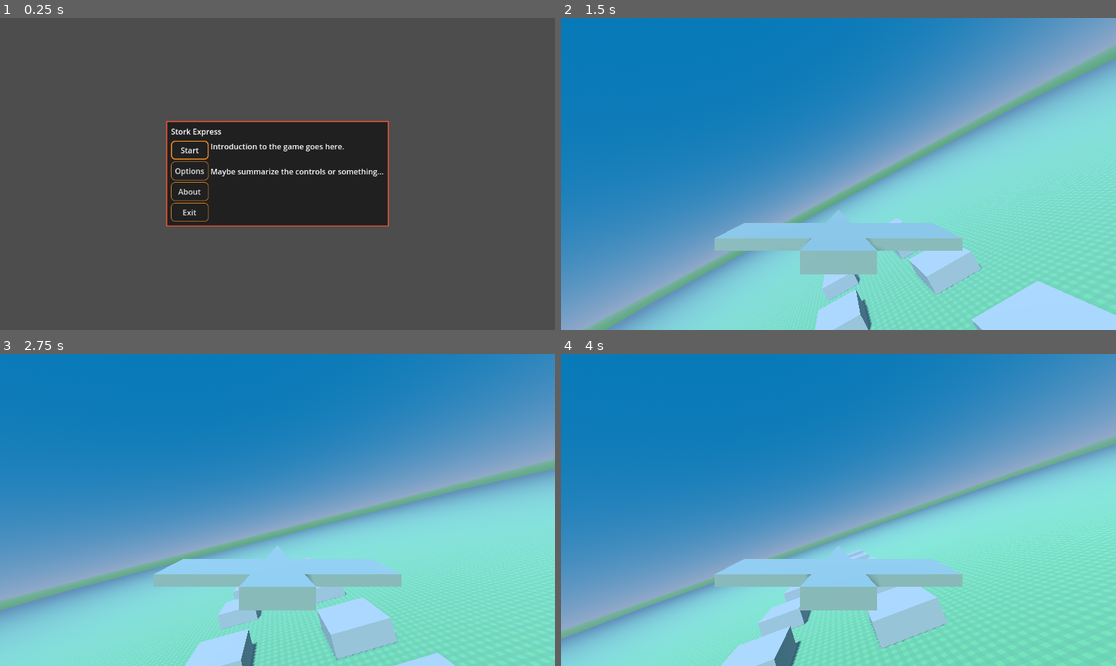
Above: before the commit, frames 1-4 (two rows, left to right).
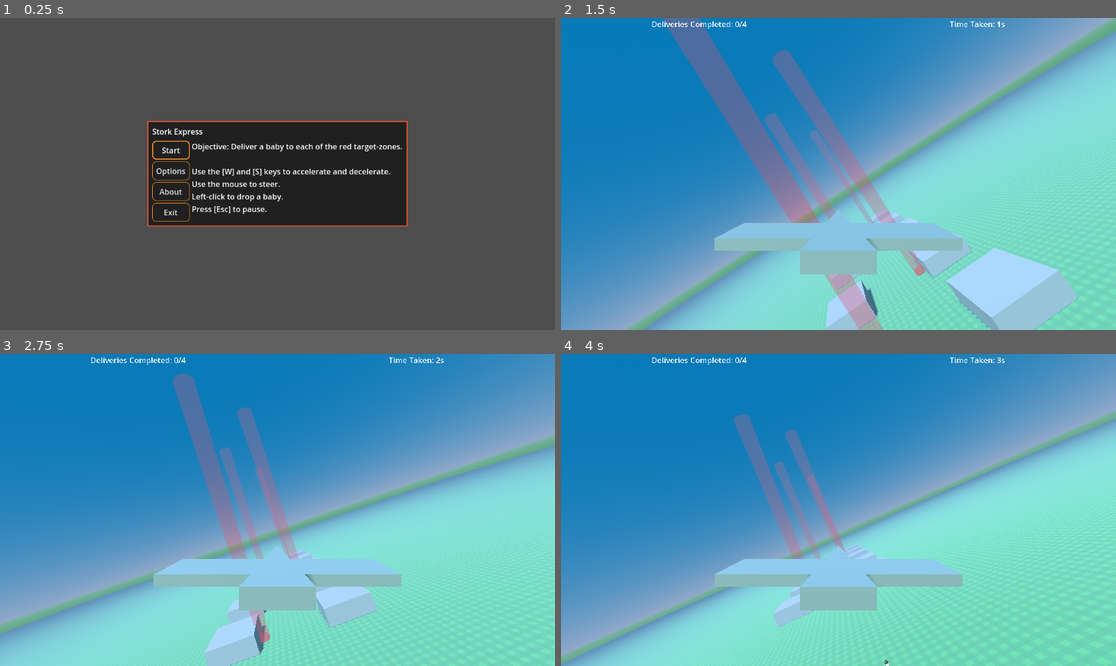
Above: after the commit, the same moments.

Repository: pizzasgood/StorkExpress_LD53
Game: Godot game, scene res://TitleScreen.tscn
The game is run twice, just before and just after one commit, with the same random seed, the same clock (stepped at 60 frames per second) and the same inputs.
Inputs (mouse positions are in pixels of both pictures, inside the frame that each line leads up to):
- Up to frame 1 (0.25 s): no input
- Up to frame 2 (1.5 s): click "Start" at 0.5 s; move the mouse to (866, 174) at 1.27 s; hold W (accelerate) from 1.28 s (still down); hold S (decelerate) from 1.28 s (still down)
- Up to frame 3 (2.75 s): keep holding W (accelerate); click (305, 510) at 1.55 s; move the mouse to (249, 510) at 2.02 s; release S (decelerate) at 2.03 s; click (249, 510) at 2.1 s; tap S (decelerate) at 2.3 s
- Up to frame 4 (4 s): keep holding W (accelerate); move the mouse to (849, 503) at 2.77 s; hold S (decelerate) 2.78-3.53 s; click (849, 503) at 3.05 s; move the mouse to (832, 516) at 3.52 s; click (832, 516) at 3.6 s; tap S (decelerate) at 3.8 s

The runs differ from the first frame. In frame 1, 4.2% of the frame differs, in the area x 26-74%, y 32-67%; in frame 2, 25%, in the area x 0-100%, y 0-100%; in frame 3, 19%; in frame 4, 16%.

Commit message:
Add babies, targets, and victory condition

Diff:
--- /dev/null
+++ b/Main.gd
@@ -0,0 +1,16 @@
+extends Node
+
+
+@onready var time_started := Time.get_ticks_msec()
+
+
+func _process(_delta) -> void:
+	var completed := len(get_tree().get_nodes_in_group("complete_targets"))
+	var total := len(get_tree().get_nodes_in_group("targets"))
+	var babies := len(get_tree().get_nodes_in_group("babies"))
+	%CompletionLabel.text = "Deliveries Completed: {completed}/{total}".format({"completed": completed, "total": total})
+	var now := Time.get_ticks_msec()
+	var seconds :=  (now - time_started)/1000.0
+	%TimeLabel.text = "Time Taken: {seconds}s".format({"seconds": round(seconds)})
+	if completed == total:
+		%VictoryMenu.victory(seconds, babies - total)
--- a/Main.tscn
+++ b/Main.tscn
@@ -1,10 +1,13 @@
-[gd_scene load_steps=12 format=3 uid="uid://c8ymdfqd6l0cg"]
+[gd_scene load_steps=15 format=3 uid="uid://c8ymdfqd6l0cg"]
 
 [ext_resource type="PackedScene" uid="uid://cq34ur08y4j7a" path="res://OptionsWindow.tscn" id="1"]
-[ext_resource type="PackedScene" path="res://PauseMenu.tscn" id="2"]
+[ext_resource type="Script" path="res://Main.gd" id="1_b5eh2"]
+[ext_resource type="PackedScene" uid="uid://bgpleworxo4gy" path="res://PauseMenu.tscn" id="2"]
+[ext_resource type="PackedScene" uid="uid://bjfl6q6c0d4sw" path="res://VictoryMenu.tscn" id="2_pma0q"]
 [ext_resource type="PackedScene" uid="uid://bym6gflqqhpwx" path="res://entities/Player.tscn" id="3_jvrks"]
 [ext_resource type="Texture2D" uid="uid://bv6qkufi5lv5p" path="res://entities/grass.png" id="4_0fwhv"]
 [ext_resource type="PackedScene" uid="uid://bq1i7kvnbkk5c" path="res://entities/SquareHouse.tscn" id="4_8bccg"]
+[ext_resource type="PackedScene" uid="uid://bh3kt2uq1hbla" path="res://entities/Target.tscn" id="6_y0xh5"]
 
 [sub_resource type="WorldBoundaryShape3D" id="WorldBoundaryShape3D_qc1eu"]
 
@@ -36,13 +39,16 @@
 fog_sun_scatter = 0.24
 
 [node name="Main" type="Node"]
+script = ExtResource("1_b5eh2")
 
 [node name="GUI" type="CanvasLayer" parent="."]
 
+[node name="VictoryMenu" parent="GUI" instance=ExtResource("2_pma0q")]
+unique_name_in_owner = true
+visible = false
+
 [node name="PauseMenu" parent="GUI" instance=ExtResource("2")]
-process_mode = 3
 visible = false
-anchors_preset = 15
 
 [node name="OptionsWindow" parent="GUI" instance=ExtResource("1")]
 
@@ -53,8 +59,32 @@
 anchor_bottom = 1.0
 color = Color(0, 0, 0, 0.784314)
 
+[node name="MarginContainer" type="MarginContainer" parent="GUI"]
+anchors_preset = 10
+anchor_right = 1.0
+offset_bottom = 26.0
+grow_horizontal = 2
+
+[node name="HBoxContainer" type="HBoxContainer" parent="GUI/MarginContainer"]
+layout_mode = 2
+alignment = 1
+
+[node name="CompletionLabel" type="Label" parent="GUI/MarginContainer/HBoxContainer"]
+unique_name_in_owner = true
+layout_mode = 2
+size_flags_horizontal = 3
+text = "Deliveries Completed: 0/10"
+horizontal_alignment = 1
+
+[node name="TimeLabel" type="Label" parent="GUI/MarginContainer/HBoxContainer"]
+unique_name_in_owner = true
+layout_mode = 2
+size_flags_horizontal = 3
+text = "Time Taken: 0s"
+horizontal_alignment = 1
+
 [node name="Player" parent="." instance=ExtResource("3_jvrks")]
-transform = Transform3D(1, 0, 0, 0, 1, 0, 0, 0, 1, 0, 21.1243, 0)
+transform = Transform3D(1, 0, 0, 0, 1, 0, 0, 0, 1, 0, 21.1243, 21.8489)
 
 [node name="Map" type="Node3D" parent="."]
 
@@ -104,3 +134,17 @@
 [node name="DirectionalLight3D" type="DirectionalLight3D" parent="Map/WorldEnvironment"]
 transform = Transform3D(0.919135, 0.334446, -0.208174, 0, 0.528438, 0.848972, 0.393942, -0.78032, 0.485706, 0, 0, 0)
 shadow_enabled = true
+
+[node name="Targets" type="Node3D" parent="Map"]
+
+[node name="Target" parent="Map/Targets" instance=ExtResource("6_y0xh5")]
+transform = Transform3D(1, 0, 0, 0, 1, 0, 0, 0, 1, -4.80694, 0, 0)
+
+[node name="Target2" parent="Map/Targets" instance=ExtResource("6_y0xh5")]
+transform = Transform3D(1, 0, 0, 0, 1, 0, 0, 0, 1, -4.80694, 0, -33.979)
+
+[node name="Target3" parent="Map/Targets" instance=ExtResource("6_y0xh5")]
+transform = Transform3D(1, 0, 0, 0, 1, 0, 0, 0, 1, 5.25737, 0, -15.1348)
+
+[node name="Target4" parent="Map/Targets" instance=ExtResource("6_y0xh5")]
+transform = Transform3D(1, 0, 0, 0, 1, 0, 0, 0, 1, 5.25737, 0, -66.7541)
--- a/PauseMenu.tscn
+++ b/PauseMenu.tscn
@@ -1,43 +1,30 @@
-[gd_scene load_steps=2 format=2]
+[gd_scene load_steps=2 format=3 uid="uid://bgpleworxo4gy"]
 
-[ext_resource path="res://PauseMenu.gd" type="Script" id=1]
+[ext_resource type="Script" path="res://PauseMenu.gd" id="1"]
 
 [node name="PauseMenu" type="CenterContainer"]
-process_mode = 2
+process_mode = 3
+anchors_preset = 15
 anchor_right = 1.0
 anchor_bottom = 1.0
-script = ExtResource( 1 )
-__meta__ = {
-"_edit_use_anchors_": false
-}
+script = ExtResource("1")
 
 [node name="PanelContainer" type="PanelContainer" parent="."]
-offset_left = 470.0
-offset_top = 243.0
-offset_right = 554.0
-offset_bottom = 357.0
+layout_mode = 2
 
 [node name="VBoxContainer" type="VBoxContainer" parent="PanelContainer"]
-offset_left = 8.0
-offset_top = 8.0
-offset_right = 76.0
-offset_bottom = 106.0
+layout_mode = 2
 
 [node name="ResumeButton" type="Button" parent="PanelContainer/VBoxContainer"]
-offset_right = 68.0
-offset_bottom = 30.0
+layout_mode = 2
 text = "Resume"
 
 [node name="OptionsButton" type="Button" parent="PanelContainer/VBoxContainer"]
-offset_top = 34.0
-offset_right = 68.0
-offset_bottom = 64.0
+layout_mode = 2
 text = "Options"
 
 [node name="QuitButton" type="Button" parent="PanelContainer/VBoxContainer"]
-offset_top = 68.0
-offset_right = 68.0
-offset_bottom = 98.0
+layout_mode = 2
 text = "Quit"
 
 [connection signal="pressed" from="PanelContainer/VBoxContainer/ResumeButton" to="." method="_on_ResumeButton_pressed"]
--- a/TitleScreen.tscn
+++ b/TitleScreen.tscn
@@ -52,9 +52,12 @@
 
 [node name="Introduction" type="Label" parent="CenterContainer/PanelContainer/VBoxContainer/HBoxContainer/VBoxContainer2"]
 layout_mode = 2
-text = "Introduction to the game goes here.
+text = "Objective: Deliver a baby to each of the red target-zones.
 
-Maybe summarize the controls or something..."
+Use the [W] and [S] keys to accelerate and decelerate.
+Use the mouse to steer.
+Left-click to drop a baby.
+Press [Esc] to pause."
 
 [node name="AboutWindow" parent="." instance=ExtResource("2")]
 visible = false
--- /dev/null
+++ b/VictoryMenu.gd
@@ -0,0 +1,14 @@
+extends CenterContainer
+
+
+func _on_QuitButton_pressed() -> void:
+	visible = false
+	get_tree().paused = false
+	get_tree().change_scene_to_file("res://TitleScreen.tscn")
+
+
+func victory(time, babies) -> void:
+	visible = true
+	Input.mouse_mode = Input.MOUSE_MODE_VISIBLE
+	get_tree().paused = true
+	%Message.text = "It took you %0.2f seconds and you dropped %s extra babies!" % [time, babies]
--- /dev/null
+++ b/VictoryMenu.tscn
@@ -0,0 +1,30 @@
+[gd_scene load_steps=2 format=3 uid="uid://bjfl6q6c0d4sw"]
+
+[ext_resource type="Script" path="res://VictoryMenu.gd" id="1_htx05"]
+
+[node name="VictoryMenu" type="CenterContainer"]
+process_mode = 3
+anchors_preset = 15
+anchor_right = 1.0
+anchor_bottom = 1.0
+script = ExtResource("1_htx05")
+
+[node name="PanelContainer" type="PanelContainer" parent="."]
+layout_mode = 2
+
+[node name="VBoxContainer" type="VBoxContainer" parent="PanelContainer"]
+layout_mode = 2
+
+[node name="Label" type="Label" parent="PanelContainer/VBoxContainer"]
+layout_mode = 2
+text = "ALL DELIVERIES COMPLETE!"
+
+[node name="Message" type="Label" parent="PanelContainer/VBoxContainer"]
+unique_name_in_owner = true
+layout_mode = 2
+
+[node name="QuitButton" type="Button" parent="PanelContainer/VBoxContainer"]
+layout_mode = 2
+text = "Quit"
+
+[connection signal="pressed" from="PanelContainer/VBoxContainer/QuitButton" to="." method="_on_QuitButton_pressed"]
--- /dev/null
+++ b/entities/Baby.gd
@@ -0,0 +1,28 @@
+extends RigidBody3D
+
+const head_colors := [
+	"#FFEEDD",
+	"#DD8866",
+	"#444411",
+]
+
+const body_colors := [
+	"#FFBBBB",
+	"#FFFFBB",
+	"#BBFFBB",
+	"#BBFFFF",
+	"#BBBBFF",
+	"#FFBBFF",
+]
+
+func _ready() -> void:
+	var head_mat := StandardMaterial3D.new()
+	var body_mat := StandardMaterial3D.new()
+	head_mat.albedo_color = head_colors.pick_random()
+	body_mat.albedo_color = body_colors.pick_random()
+	%HeadMesh.set_surface_override_material(0, head_mat)
+	%BodyMesh.set_surface_override_material(0, body_mat)
+
+func _exit_tree() -> void:
+	%HeadMesh.set_surface_override_material(0, null)
+	%BodyMesh.set_surface_override_material(0, null)
--- /dev/null
+++ b/entities/Baby.tscn
@@ -0,0 +1,53 @@
+[gd_scene load_steps=9 format=3 uid="uid://ciqlijxyu54or"]
+
+[ext_resource type="Script" path="res://entities/Baby.gd" id="1_2q7yk"]
+
+[sub_resource type="PhysicsMaterial" id="PhysicsMaterial_npwd3"]
+rough = true
+
+[sub_resource type="SphereShape3D" id="SphereShape3D_ylx3w"]
+radius = 0.06
+
+[sub_resource type="StandardMaterial3D" id="StandardMaterial3D_3lv5c"]
+
+[sub_resource type="SphereMesh" id="SphereMesh_eywht"]
+material = SubResource("StandardMaterial3D_3lv5c")
+radius = 0.06
+height = 0.12
+radial_segments = 8
+rings = 8
+
+[sub_resource type="CapsuleShape3D" id="CapsuleShape3D_d6xyt"]
+radius = 0.05
+height = 0.2
+
+[sub_resource type="StandardMaterial3D" id="StandardMaterial3D_vr5ab"]
+
+[sub_resource type="CapsuleMesh" id="CapsuleMesh_oplrm"]
+material = SubResource("StandardMaterial3D_vr5ab")
+radius = 0.05
+height = 0.2
+
+[node name="Baby" type="RigidBody3D" groups=["babies"]]
+mass = 3.0
+physics_material_override = SubResource("PhysicsMaterial_npwd3")
+script = ExtResource("1_2q7yk")
+
+[node name="HeadCollisionShape" type="CollisionShape3D" parent="."]
+transform = Transform3D(1, 0, 0, 0, 1, 0, 0, 0, 1, 0, 0.103977, 0)
+shape = SubResource("SphereShape3D_ylx3w")
+
+[node name="HeadMesh" type="MeshInstance3D" parent="HeadCollisionShape"]
+unique_name_in_owner = true
+mesh = SubResource("SphereMesh_eywht")
+skeleton = NodePath("../..")
+
+[node name="BodyCollisionShape" type="CollisionShape3D" parent="."]
+transform = Transform3D(1, 0, 0, 0, 1, 0, 0, 0, 1, 0, -0.0297365, 0)
+shape = SubResource("CapsuleShape3D_d6xyt")
+
+[node name="BodyMesh" type="MeshInstance3D" parent="BodyCollisionShape"]
+unique_name_in_owner = true
+transform = Transform3D(1, 0, 0, 0, 1, 0, 0, 0, 1, 0, -1.19209e-07, 0)
+mesh = SubResource("CapsuleMesh_oplrm")
+skeleton = NodePath("../..")
--- a/entities/Player.gd
+++ b/entities/Player.gd
@@ -9,14 +9,7 @@
 var steering_pos : int = 0
 var pitch_pos : int = 0
 var cross_sections := Vector3(1.0, 50.0, 0.1)
-
-func _ready():
-	pass
-
-
-func _process(_delta):
-	pass
-
+var baby_scene := preload("res://entities/Baby.tscn")
 
 func _physics_process(_delta):
 	if Input.is_action_pressed("accelerate"):
@@ -36,6 +29,13 @@
 	var drag := transform.basis * local_drag
 	apply_central_force(drag)
 
+	if Input.is_action_just_pressed("drop_baby"):
+		var baby : RigidBody3D = baby_scene.instantiate()
+		baby.position = position + 0.5*Vector3.DOWN
+		baby.linear_velocity = linear_velocity
+		get_parent().add_child(baby)
+
+
 func _input(event):
 	if event is InputEventMouseMotion:
 		steering_pos += event.relative.x
--- a/entities/Player.tscn
+++ b/entities/Player.tscn
@@ -10,7 +10,7 @@
 [sub_resource type="BoxMesh" id="BoxMesh_bo8nt"]
 size = Vector3(1, 0.1, 0.5)
 
-[node name="Player" type="RigidBody3D"]
+[node name="Player" type="RigidBody3D" groups=["player"]]
 mass = 4.0
 lock_rotation = true
 linear_damp_mode = 1
--- /dev/null
+++ b/entities/Target.gd
@@ -0,0 +1,8 @@
+extends Area3D
+
+
+func _on_body_entered(body) -> void:
+	if body.is_in_group("babies"):
+		visible = false
+		add_to_group("complete_targets")
+		remove_from_group("incomplete_targets")
--- /dev/null
+++ b/entities/Target.tscn
@@ -0,0 +1,44 @@
+[gd_scene load_steps=7 format=3 uid="uid://bh3kt2uq1hbla"]
+
+[ext_resource type="Script" path="res://entities/Target.gd" id="1_vlhpq"]
+
+[sub_resource type="SphereShape3D" id="SphereShape3D_mfbd7"]
+radius = 1.0
+
+[sub_resource type="StandardMaterial3D" id="StandardMaterial3D_wn7v0"]
+transparency = 1
+shading_mode = 0
+albedo_color = Color(1, 0, 0, 0.486275)
+disable_receive_shadows = true
+
+[sub_resource type="SphereMesh" id="SphereMesh_skklh"]
+material = SubResource("StandardMaterial3D_wn7v0")
+radius = 1.0
+height = 2.0
+
+[sub_resource type="StandardMaterial3D" id="StandardMaterial3D_wpqvj"]
+transparency = 1
+shading_mode = 0
+albedo_color = Color(1, 0, 0, 0.317647)
+disable_receive_shadows = true
+
+[sub_resource type="CylinderMesh" id="CylinderMesh_hmsxw"]
+material = SubResource("StandardMaterial3D_wpqvj")
+top_radius = 2.0
+bottom_radius = 1.0
+height = 50.0
+
+[node name="Target" type="Area3D" groups=["incomplete_targets", "targets"]]
+script = ExtResource("1_vlhpq")
+
+[node name="CollisionShape3D" type="CollisionShape3D" parent="."]
+shape = SubResource("SphereShape3D_mfbd7")
+
+[node name="GlowSphere" type="MeshInstance3D" parent="CollisionShape3D"]
+mesh = SubResource("SphereMesh_skklh")
+
+[node name="GlowColumn" type="MeshInstance3D" parent="CollisionShape3D"]
+transform = Transform3D(1, 0, 0, 0, 1, 0, 0, 0, 1, 0, 25, 0)
+mesh = SubResource("CylinderMesh_hmsxw")
+
+[connection signal="body_entered" from="." to="." method="_on_body_entered"]
--- a/project.godot
+++ b/project.godot
@@ -49,6 +49,11 @@
 "events": [Object(InputEventKey,"resource_local_to_scene":false,"resource_name":"","device":-1,"window_id":0,"alt_pressed":false,"shift_pressed":false,"ctrl_pressed":false,"meta_pressed":false,"pressed":false,"keycode":0,"physical_keycode":83,"key_label":0,"unicode":115,"echo":false,"script":null)
 ]
 }
+drop_baby={
+"deadzone": 0.5,
+"events": [Object(InputEventMouseButton,"resource_local_to_scene":false,"resource_name":"","device":-1,"window_id":0,"alt_pressed":false,"shift_pressed":false,"ctrl_pressed":false,"meta_pressed":false,"button_mask":1,"position":Vector2(212, 12),"global_position":Vector2(216, 55),"factor":1.0,"button_index":1,"pressed":true,"double_click":false,"script":null)
+]
+}
 
 [rendering]
 
